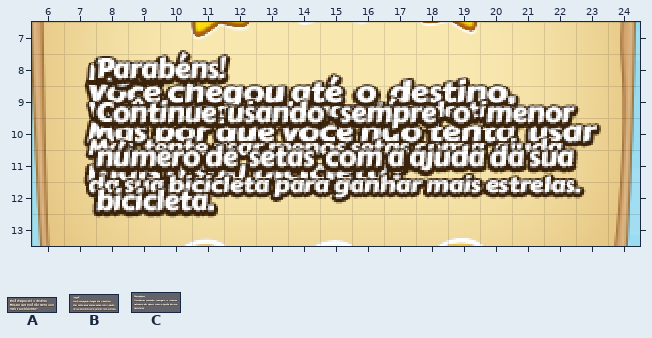
A Tiled map (JSON) gets an edit: tiled/feedback.json. Above, as it was before the edit.
Cells are 16x16 px. Shown: x 6..24, y 7..13.
Key: from "house": A 0 "house_1stars", B 1 "house_2stars", C 2 "house_3stars".
Objects are placed by their top-left corner, in cells (3,4 is the top-left corner of cell 3,4); size is 1x1 cell unless given.
Objects on layer "house" before:
A "house_1stars" at 7.1,8.3 size 17.1x4.3
B "house_2stars" at 6.7,7.8 size 17.1x5.2
C "house_3stars" at 7.3,7.2 size 16.5x6.6
The result:
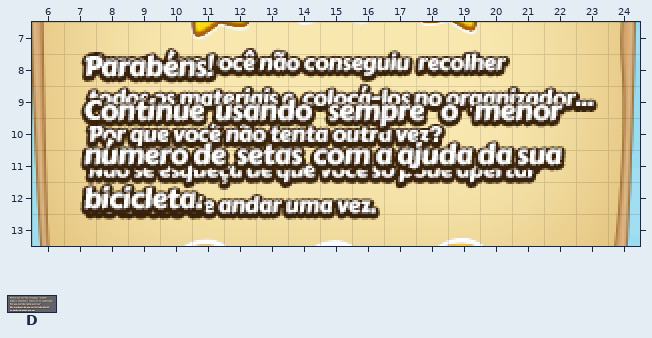
Further tiles: from "school": D 0 "school_0stars_msg1".
Edits made:
{"where": "layer \"house\" (now hidden)"}
{"was": "A \"house_1stars\" at 7.1,8.3 size 17.1x4.3"}
{"was": "B \"house_2stars\" at 6.7,7.8 size 17.1x5.2"}
{"was": "C \"house_3stars\" at 7.3,7.2 size 16.5x6.6"}
{"where": "layer \"school\" (added)"}
{"now": "D \"school_0stars_msg1\" at 7.1,7.6 size 16.9x5.7"}
{"now": "C \"house_3stars\" at 6.9,7.2 size 16.5x6.6"}
{"label":"changed","picture_box":[80,48,601,220]}
